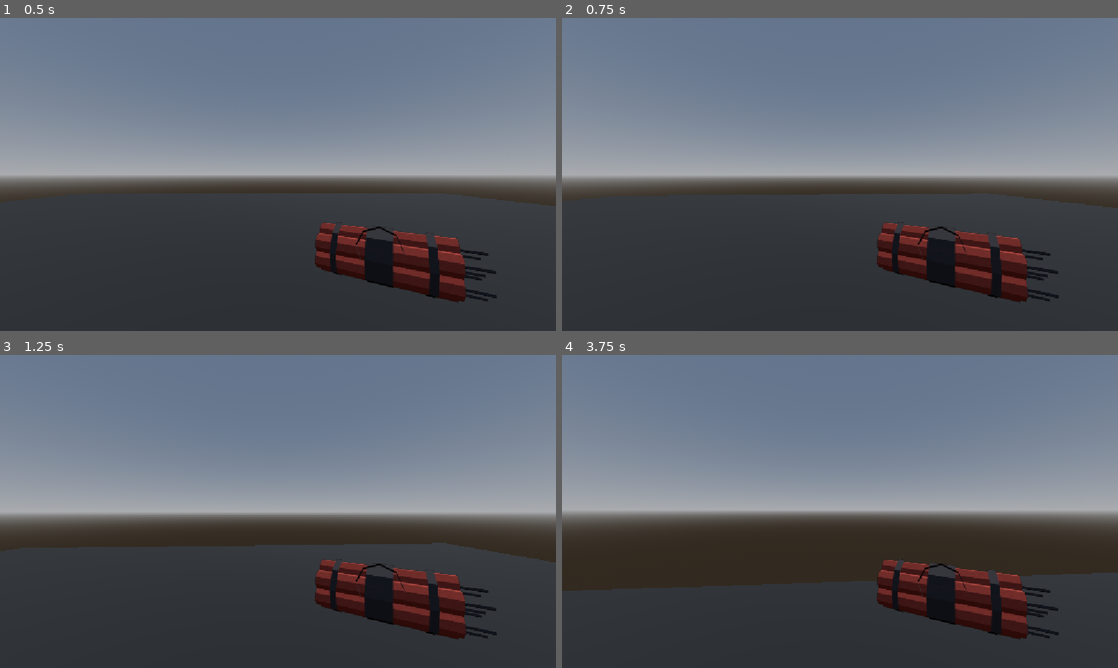
Above: before the commit, frames 1-4 (two rows, left to right).
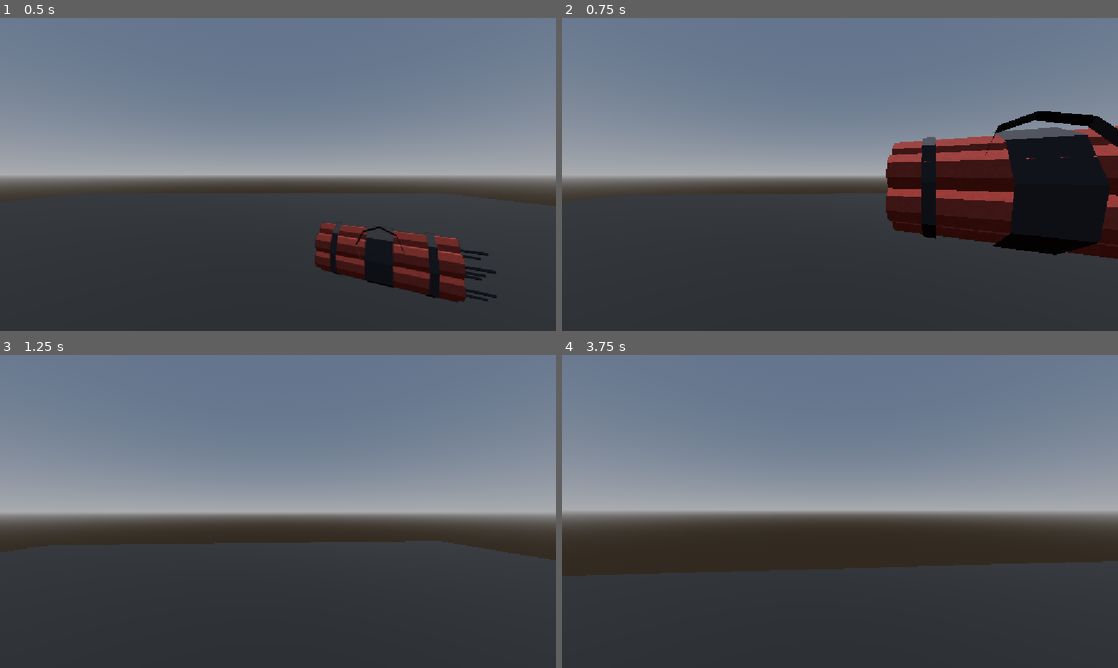
Above: after the commit, the same moments.

Repository: shaneriob-bit/time-bomb
Game: Godot game, scene res://_scenes/main.tscn
Same seed, same stepped clock (60 frames per second), same inputs: the game is played once before the commit and once after it.
Inputs (mouse positions are in pixels of both pictures, inside the frame that each line leads up to):
- Up to frame 1 (0.5 s): no input
- Up to frame 2 (0.75 s): move the mouse to (867, 174) at 0.52 s; hold W (move_forward) from 0.53 s (still down); right-click (867, 174) at 0.6 s
- Up to frame 3 (1.25 s): keep holding W (move_forward); tap Space (jump) at 0.77 s
- Up to frame 4 (3.75 s): keep holding W (move_forward); move the mouse to (812, 511) at 1.27 s; right-click (812, 511) at 1.35 s; tap Space (jump) at 1.52, 3.02 s; move the mouse to (851, 505) at 2.02 s; right-click (851, 505) at 2.1 s; move the mouse to (834, 517) at 2.77 s; right-click (834, 517) at 2.85 s; move the mouse to (878, 514) at 3.52 s; right-click (878, 514) at 3.6 s

Frame 1 is identical in both runs. In frame 2, 20% of the frame differs, in the area x 35-100%, y 29-91%; in frame 3, 5.4%; in frame 4, 8.0%.
Error after the commit: Invalid call to function 'apply_central_force' in base 'RigidBody3D'. Expected 1 argument(s). (res://_scripts/main.gd:25)

Commit message:
hell

Diff:
--- a/_player/player.tscn
+++ b/_player/player.tscn
@@ -7,6 +7,7 @@
 height = 1.8
 
 [node name="Player" type="CharacterBody3D" unique_id=990924218]
+collision_layer = 2
 script = ExtResource("1_2f8j2")
 
 [node name="CShape" type="CollisionShape3D" parent="." unique_id=743256435]
--- a/_scripts/main.gd
+++ b/_scripts/main.gd
@@ -1,6 +1,13 @@
 extends Node
 
 @onready var held_node = $SubViewportContainer/SubViewport/TimeBomb
+
+@onready var player = $Player
+var camera
+
+func _ready() -> void:
+	camera = player.get_node("Camera")
+
 
 func _unhandled_input(_event: InputEvent) -> void:
 	if Input.is_action_just_pressed("pause"):
@@ -8,3 +15,11 @@
 			$Player.release_mouse()
 		else:
 			$Player.capture_mouse()
+
+
+func _physics_process(delta: float) -> void:
+	if Input.is_action_just_pressed("throw"):
+		held_node.global_position = player.get_node("Camera").global_position
+		held_node.set_deferred("freeze", false)
+		held_node.reparent(self)
+		held_node.apply_central_force()
--- a/project.godot
+++ b/project.godot
@@ -78,7 +78,8 @@
 }
 throw={
 "deadzone": 0.2,
-"events": []
+"events": [Object(InputEventMouseButton,"resource_local_to_scene":false,"resource_name":"","device":-1,"window_id":0,"alt_pressed":false,"shift_pressed":false,"ctrl_pressed":false,"meta_pressed":false,"button_mask":0,"position":Vector2(0, 0),"global_position":Vector2(0, 0),"factor":1.0,"button_index":2,"canceled":false,"pressed":false,"double_click":false,"script":null)
+]
 }
 
 [physics]
